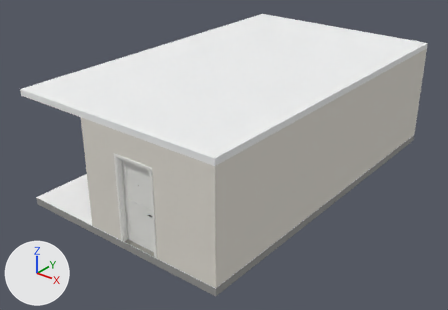
A saved change to the glTF model public/units/e507/model.glb.
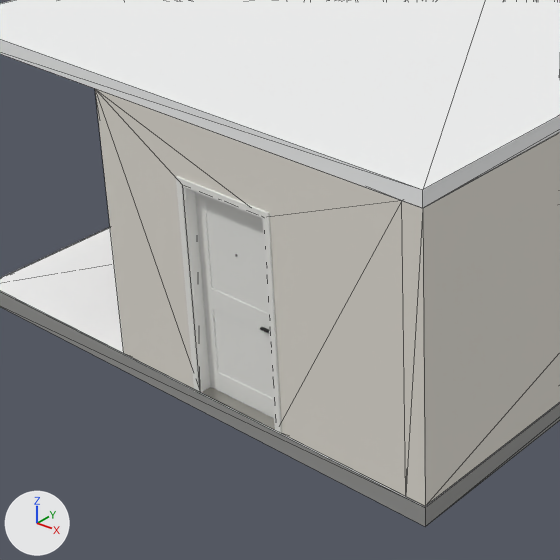
Old and new are each drawn whole from a camera (50 mm lens) standing at (11.88, -16.98, 7.7) and looking at (2.51, -5.27, 0.44) and again close up on the part from 9% to 60% of the width and 26% to 100% of the height. The axes (+X, +Y, +Z) are drawn at lower left. The lights are the same throughout. The first two pictures are the older version. The close-ups show mesh edges as thin lines. Vertices at exactly the same position are counted once.

Objects in the first close-up: 'LM_A', 'LM_B'.
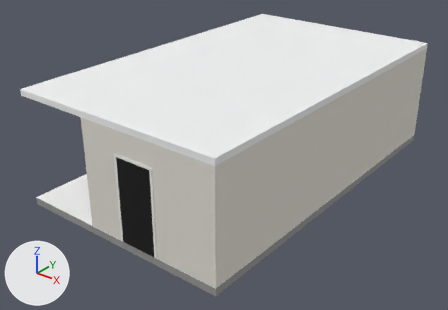
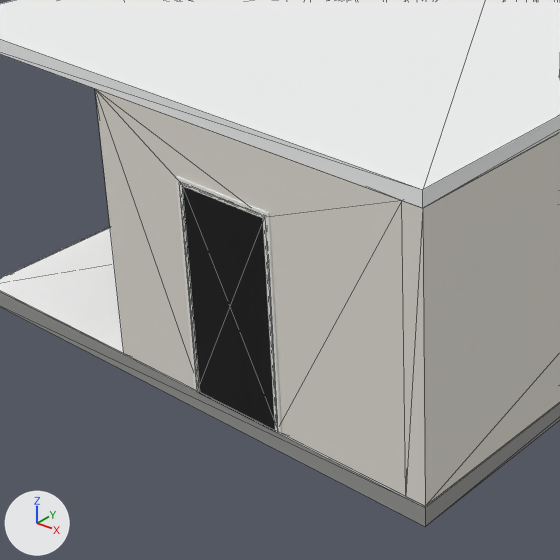
Location of each change, [x1, y1, x2, y2] in pixels of the close-ups (560 x 560 px):
part 1 of me_ceiling_laundry, added (black): after [182, 186, 275, 431]
'LM_B', unchanged, covered by the edit: [176, 176, 282, 435] in both

What the commit changed:
me_ceiling_laundry is used by ob_lm_a; location (0.0, 0.0, 0.0).
me_ceiling_laundry had 279 vertices, 580 faces and spanned x -0.2..5.58, y -9.36..0.2, z -0.2..2.84.
me_ceiling_laundry now has 287 vertices, 592 faces and spans x -0.2..5.58, y -9.37..0.2, z -0.2..2.84.
me_ceiling_laundry part 1: a new loose piece, a box spanning x 2.924..3.934, y -9.373..-9.36, z 0.0..2.108, in mat_black_metal (black #161616).
me_ceiling_laundry gains material mat_black_metal (black #161616).
